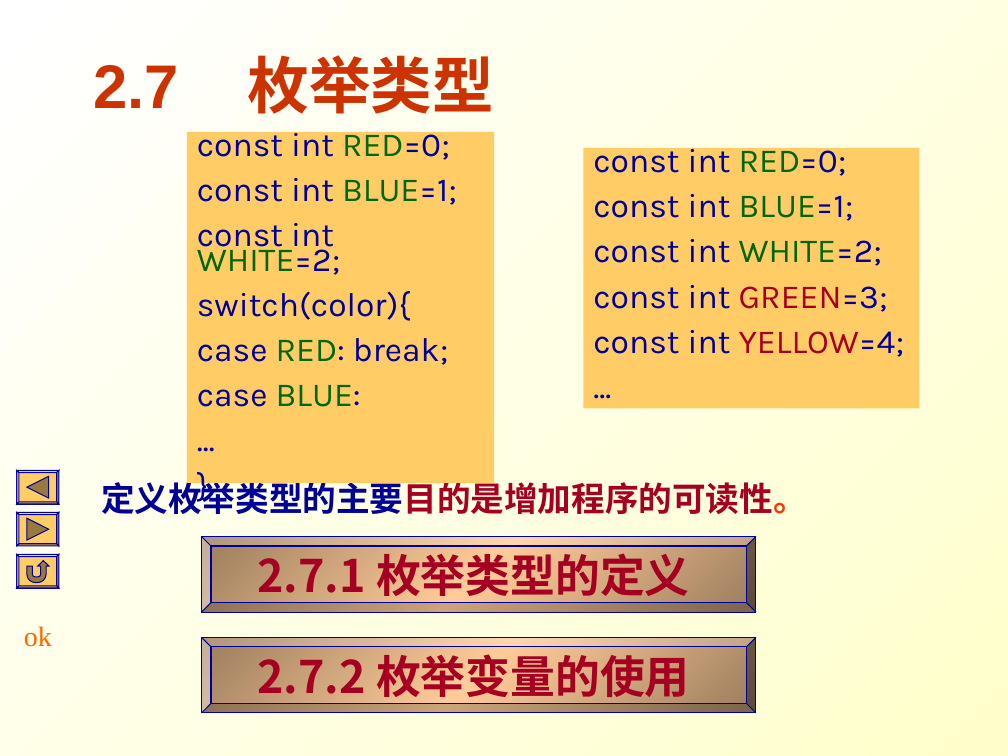
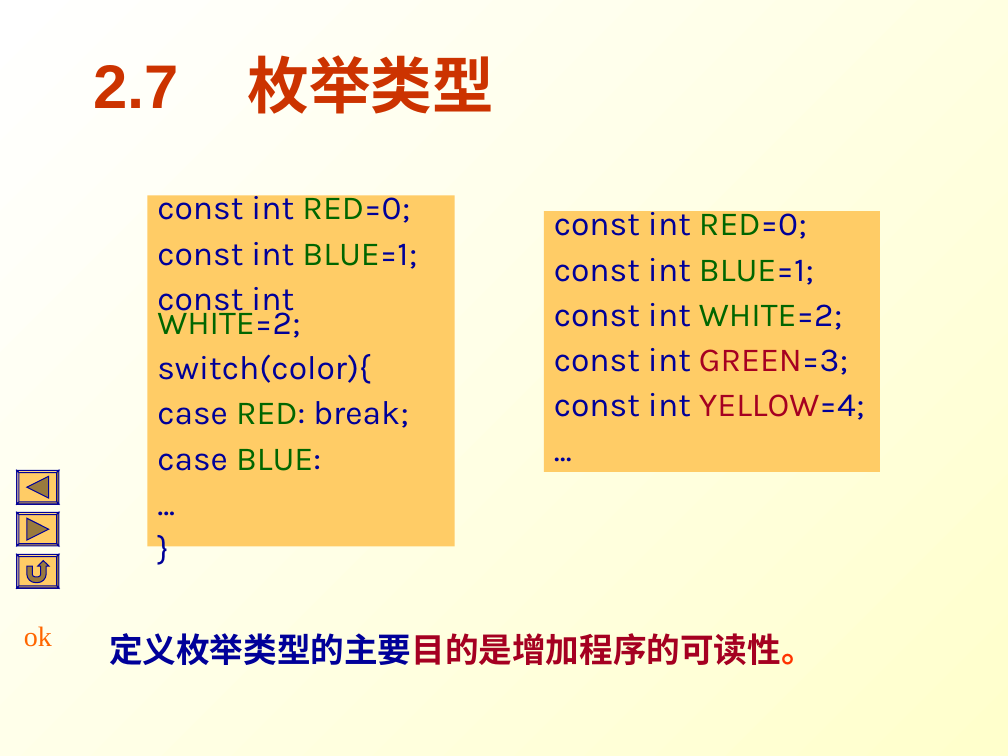
Before and after one commit to Changhe160/Changhe160.github.io, a slide deck: slide 51 of teachingRes/Cplusplus/unit02控制结构.ppt. Drawn at 1008x756 pixels with LibreOffice and Linux fonts; fonts in the diff are those of the drawing. Boxes give left, top, right and bottom in pixels: in the first picture for what was removed or moved away, otherwise in the second. Text is boxed around its words. In the diff, an @@ line names an element or a change of style, - is before the commit and + after.

```diff
--- a/teachingRes/Cplusplus/unit02控制结构.ppt
+++ b/teachingRes/Cplusplus/unit02控制结构.ppt
@@ rectangle "const int RED=0;": place and size @@
-rectangle "const int RED=0;" at [186, 132, 494, 483]
+rectangle "const int RED=0;" at [147, 196, 455, 546]
@@ rectangle "const int RED=0;": place and size @@
-rectangle "const int RED=0;" at [584, 148, 919, 409]
+rectangle "const int RED=0;" at [544, 212, 880, 473]
@@ bevel removed at [202, 536, 756, 612] @@
-2.7.1 枚举类型的定义
@@ text "定义枚举类型的主要目的是增加程序的可读性。" rewrapped from [101, 477, 807, 514] to [109, 633, 815, 665] @@
@@ bevel removed at [202, 637, 756, 713] @@
-2.7.2 枚举变量的使用
```
Also in this commit, not shown: 8 other slides changed, 1 slide added, 1 slide removed.
